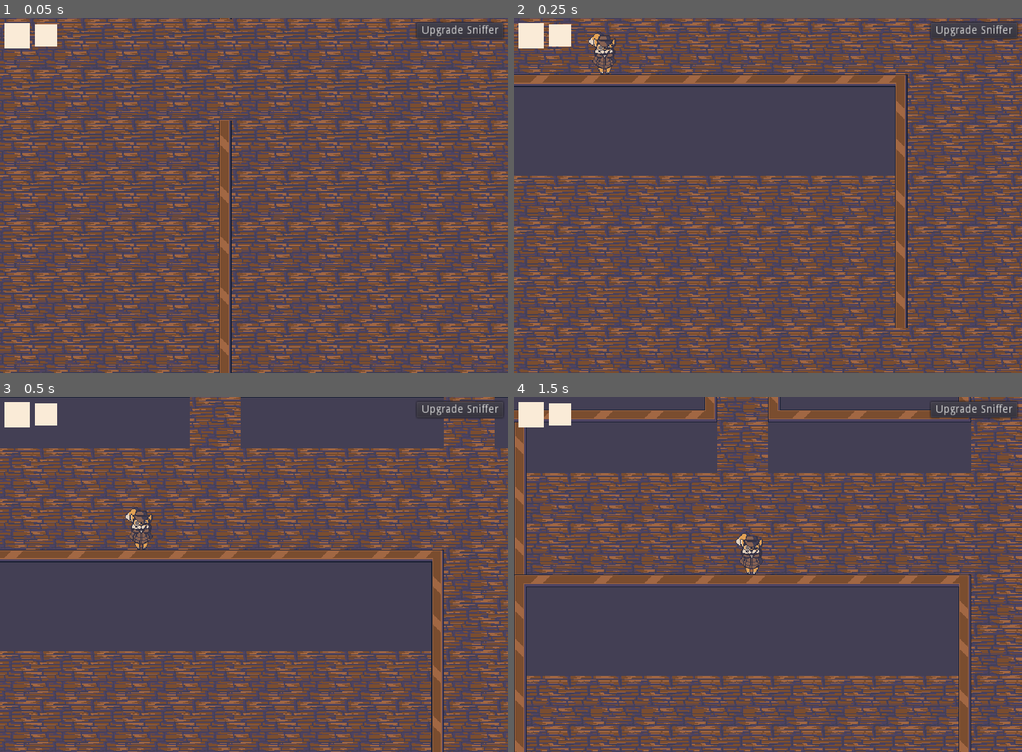
Above: before the commit, frames 1-4 (two rows, left to right).
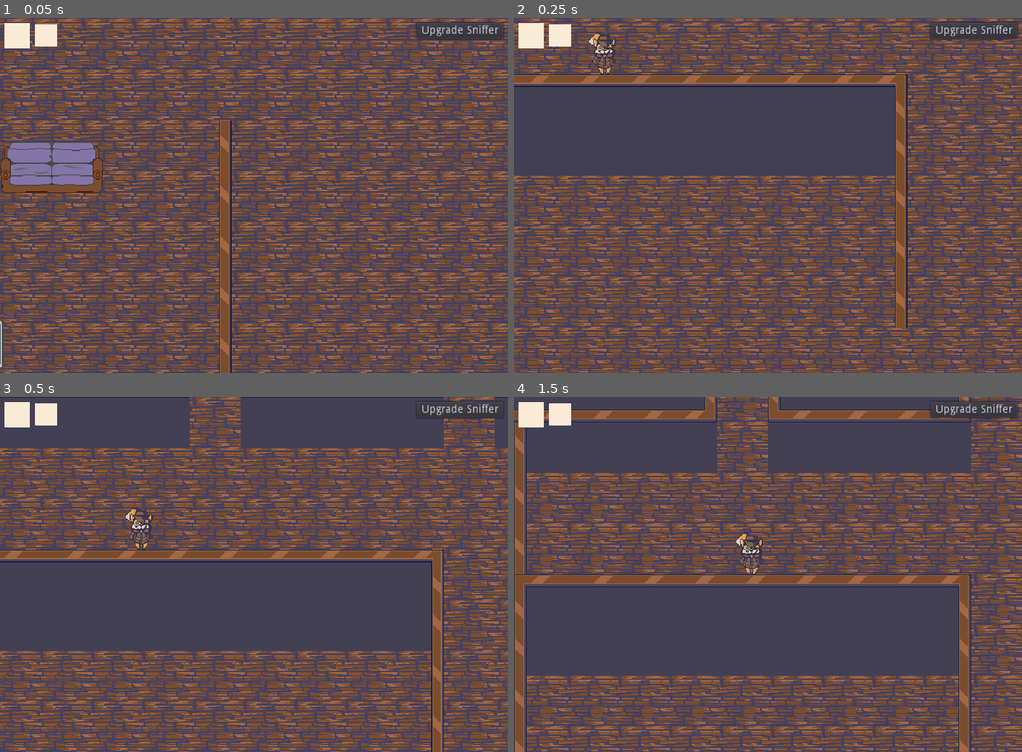
Above: after the commit, the same moments.

Repository: WolfgangSenff/GWJ2YrAnniversary
Game: Godot game, scene res://Maps/RichardsHouse.tscn
Two runs of this game, one before a commit and one after it. Both use one fixed random seed, a clock stepped at 60 frames per second and the inputs below. This scene is started directly instead of the project's main scene. Sound files missing from this copy of the repository are replaced by a short silence.
Inputs (mouse positions are in pixels of both pictures, inside the frame that each line leads up to):
- Up to frame 1 (0.05 s): no input
- Up to frame 2 (0.25 s): no input
- Up to frame 3 (0.5 s): no input
- Up to frame 4 (1.5 s): tap Enter (ui_accept) at 0.5, 0.77 s; move the mouse to (879, 556) at 0.52 s; hold Right (ui_right) 0.53-1.28 s; move the mouse to (666, 592) at 1.27 s; hold Down (ui_down) from 1.28 s (still down)

The runs differ from the first frame. In frame 1, 2.4% of the frame differs, in the area x 0-21%, y 35-99%; in frame 2, nothing differs; in frame 3, nothing differs; in frame 4, nothing differs.

Commit message:
More art (#20)
* Add sofa + tv to living room.

* Fix merge from master.

Diff:
--- a/Maps/RichardsHouse.tscn
+++ b/Maps/RichardsHouse.tscn
@@ -6,6 +6,8 @@
 [ext_resource path="res://Objects/KitchenCounter.tscn" type="PackedScene" id=4]
 [ext_resource path="res://Objects/KitchenTable.tscn" type="PackedScene" id=5]
 [ext_resource path="res://Objects/DiningRoomTable.tscn" type="PackedScene" id=6]
+[ext_resource path="res://Objects/TV.tscn" type="PackedScene" id=7]
+[ext_resource path="res://Objects/Sofa.tscn" type="PackedScene" id=8]
 
 [node name="RichardsHouse" instance=ExtResource( 1 )]
 music_track = "nostalgia theme (upbeat)"
@@ -30,6 +32,15 @@
 
 [node name="DiningRoomTable" parent="YSortTileMap/Objects" index="3" instance=ExtResource( 6 )]
 position = Vector2( 1307, 967 )
+
+[node name="Sofa" parent="YSortTileMap/Objects" index="4" instance=ExtResource( 8 )]
+position = Vector2( 219, 797 )
+
+[node name="Sofa2" parent="YSortTileMap/Objects" index="5" instance=ExtResource( 8 )]
+position = Vector2( 414, 795 )
+
+[node name="TV" parent="YSortTileMap/Objects" index="6" instance=ExtResource( 7 )]
+position = Vector2( 319, 1023 )
 
 [node name="RichardsRoomMap" parent="Actions" index="0" instance=ExtResource( 2 )]
 position = Vector2( 352, -1 )
--- /dev/null
+++ b/Objects/Sofa.tscn
@@ -0,0 +1,16 @@
+[gd_scene load_steps=3 format=2]
+
+[ext_resource path="res://assets/sprites/tiles/sofa.png" type="Texture" id=1]
+
+[sub_resource type="RectangleShape2D" id=1]
+extents = Vector2( 63, 20 )
+
+[node name="Sofa" type="StaticBody2D"]
+
+[node name="Sprite" type="Sprite" parent="."]
+position = Vector2( -0.5, -32 )
+texture = ExtResource( 1 )
+
+[node name="CollisionShape2D" type="CollisionShape2D" parent="."]
+position = Vector2( -0.5, -20 )
+shape = SubResource( 1 )
--- /dev/null
+++ b/Objects/TV.tscn
@@ -0,0 +1,16 @@
+[gd_scene load_steps=3 format=2]
+
+[ext_resource path="res://assets/sprites/tiles/tv.png" type="Texture" id=1]
+
+[sub_resource type="RectangleShape2D" id=1]
+extents = Vector2( 31, 17 )
+
+[node name="TV" type="StaticBody2D"]
+
+[node name="Sprite" type="Sprite" parent="."]
+position = Vector2( 1, -46 )
+texture = ExtResource( 1 )
+
+[node name="CollisionShape2D" type="CollisionShape2D" parent="."]
+position = Vector2( 1, -19 )
+shape = SubResource( 1 )
Not shown: 1 places in Maps/RichardsHouse.tscn that only renumber resources
Binary file added: assets/sprites/tiles/sofa.png
Not shown, added: assets/sprites/tiles/sofa.png.import
Binary file added: assets/sprites/tiles/tv.png
Not shown, added: assets/sprites/tiles/tv.png.import
Not shown, added: assets/sprites/tiles/livingroom.pyxel
